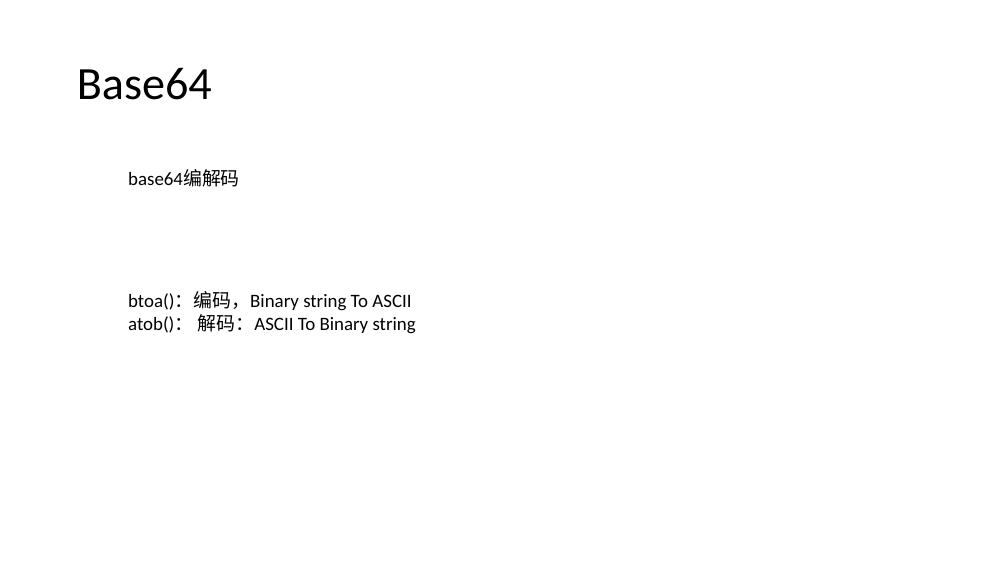
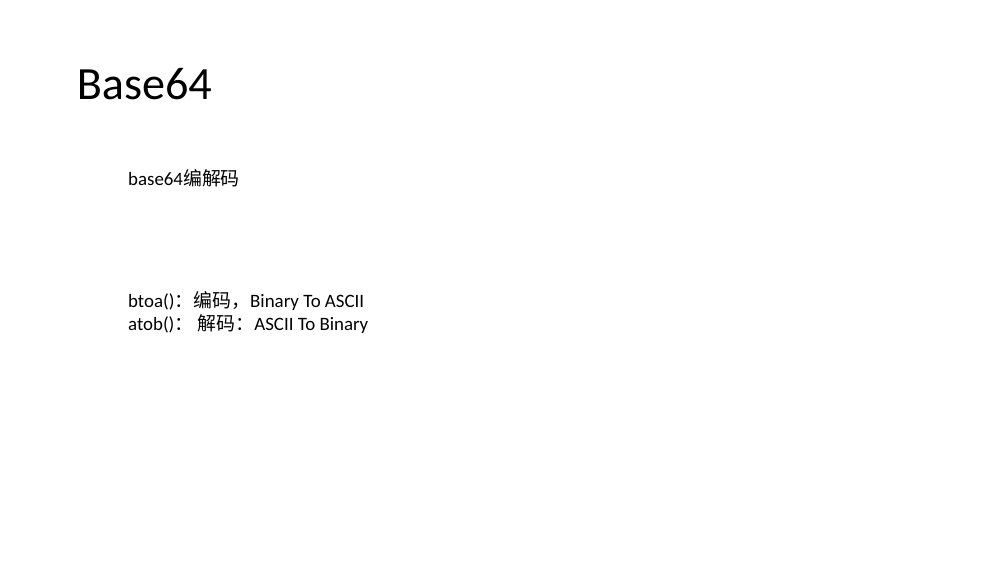
Before and after one commit to SpencerYang148/web-knowledge, a slide deck: slide 11 of 二进制/二进制.pptx (slide 9 before the commit). Drawn at 1008x567 pixels with LibreOffice and Linux fonts; fonts in the diff are those of the drawing. Boxes give left, top, right and bottom in pixels: in the first picture for what was removed or moved away, otherwise in the second. Text is boxed around its words. In the diff, an @@ line names an element or a change of style, - is before the commit and + after.

```diff
--- a/二进制/二进制.pptx
+++ b/二进制/二进制.pptx
@@ text at [128, 292, 369, 333]: text changed @@
-btoa()：编码，Binary string To ASCII
-atob()： 解码：ASCII To Binary string
+btoa()：编码，Binary To ASCII
+atob()： 解码：ASCII To Binary
```
Also in this commit, not shown: 5 other slides changed, 5 slides added, 2 slides removed, 2 other files.
